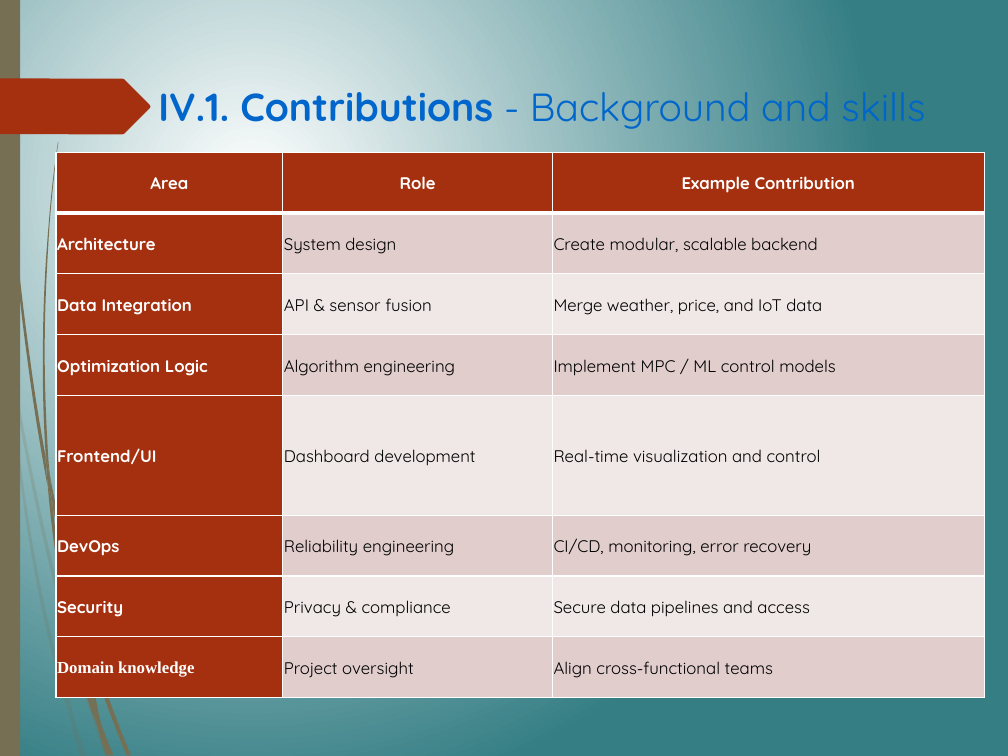
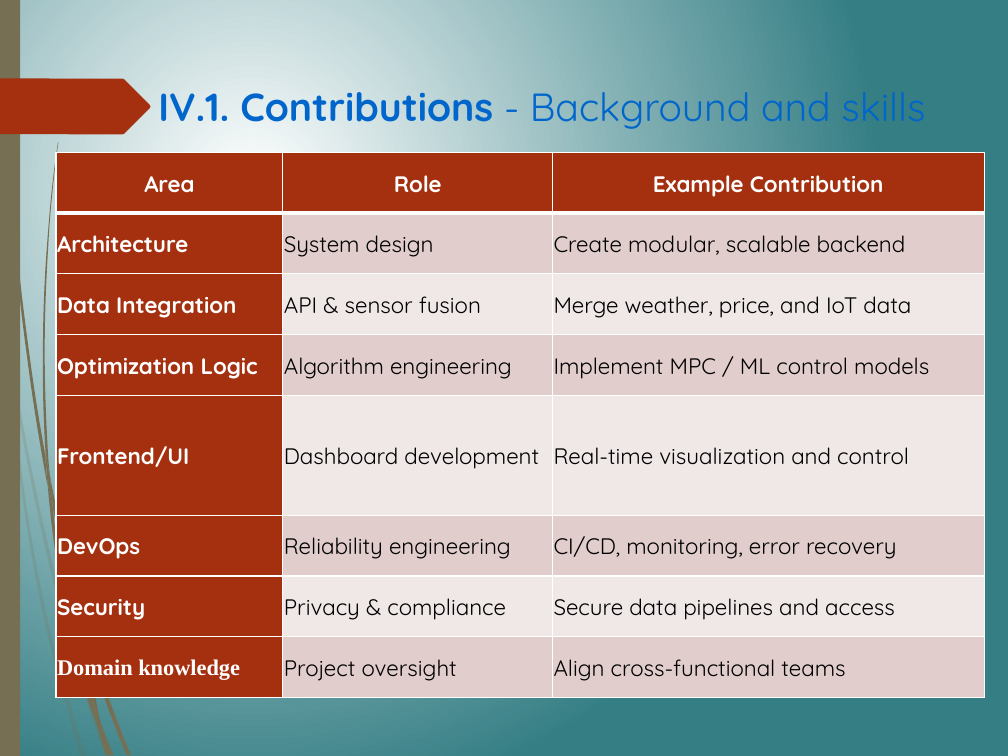
Before and after one commit to thanqminh/thanqminh.com, a slide deck: slide 15 of files/minh.pptx. Drawn at 1008x756 pixels with LibreOffice and Linux fonts; fonts in the diff are those of the drawing. Boxes give left, top, right and bottom in pixels: in the first picture for what was removed or moved away, otherwise in the second. Text is boxed around its words. In the diff, an @@ line names an element or a change of style, - is before the commit and + after.

```diff
--- a/files/minh.pptx
+++ b/files/minh.pptx
@@ table at bbox=[56, 152, 984, 698] @@
@@ size 12 to 16 pt @@
```
Also in this commit, not shown: 8 other slides changed.
